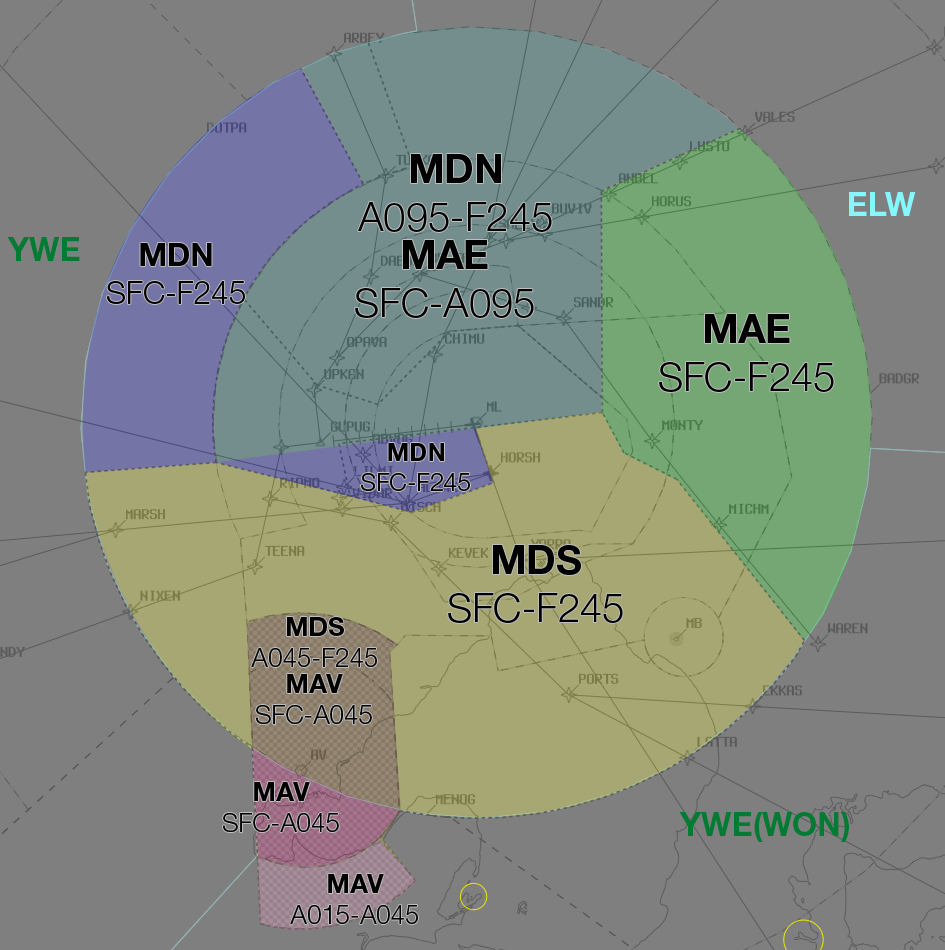
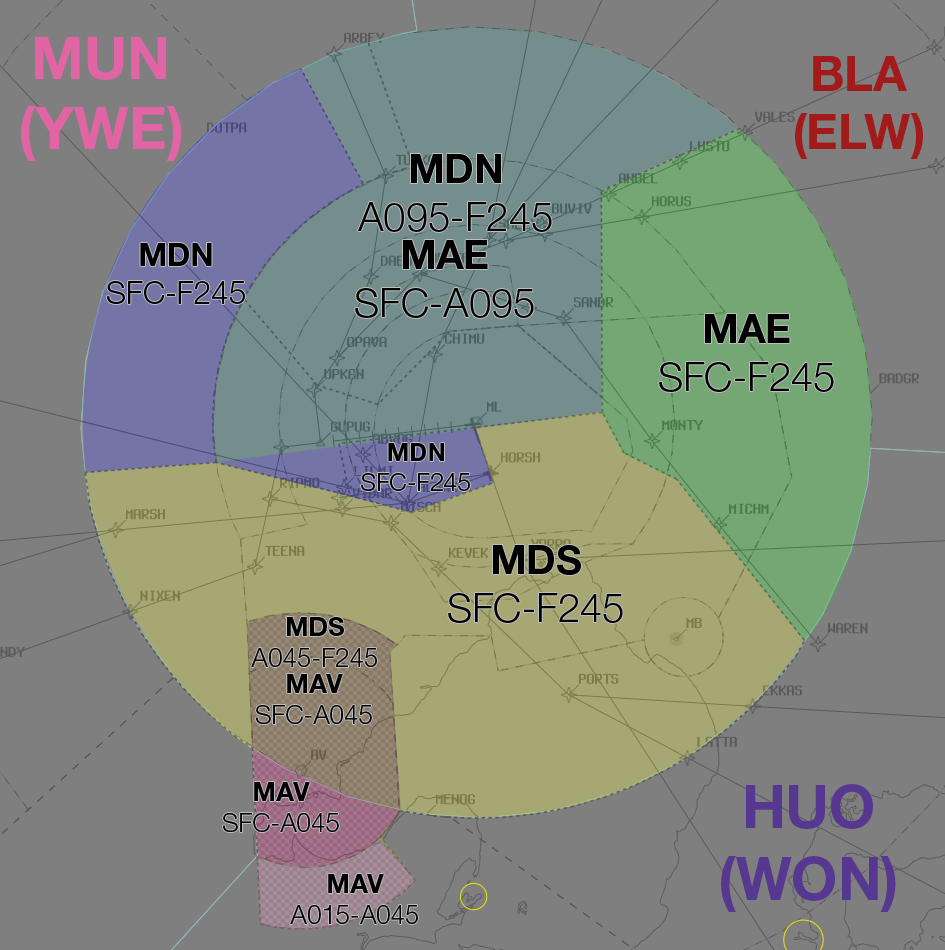
The second 945 × 950 image is a revision of the first. Changes to its layers:
added layer "BLA (ELW)" in group "Enroute" over (795, 56, 923, 159)
added layer "MUN (YWE)" in group "Enroute" over (21, 37, 182, 161)
renamed "YWE(WON)" to "HUO (WON)", painted on it over (679, 784, 896, 912)
removed layer "YWE" from group "Enroute" over (7, 237, 80, 261)
removed layer "ELW" from group "Enroute" over (849, 192, 916, 216)